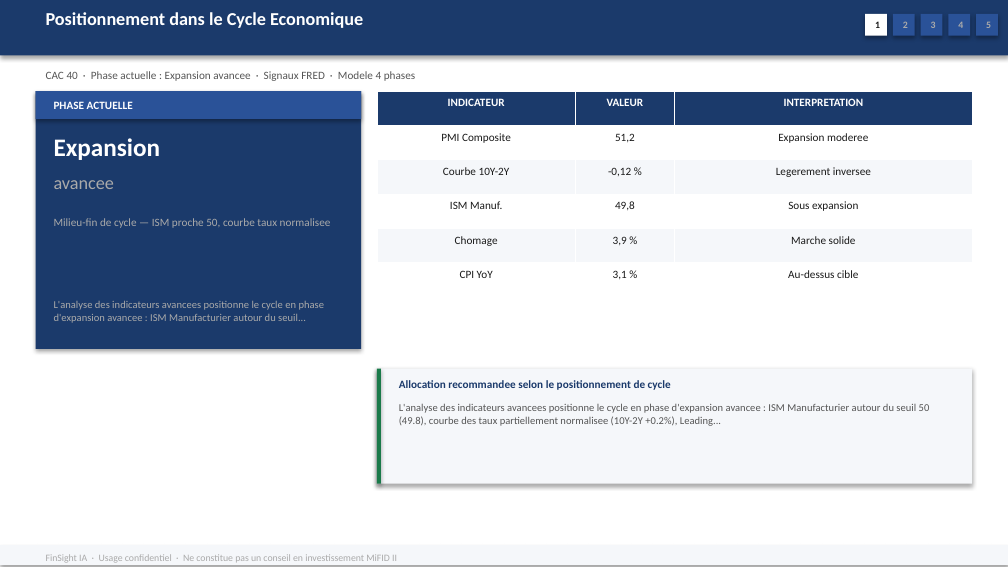
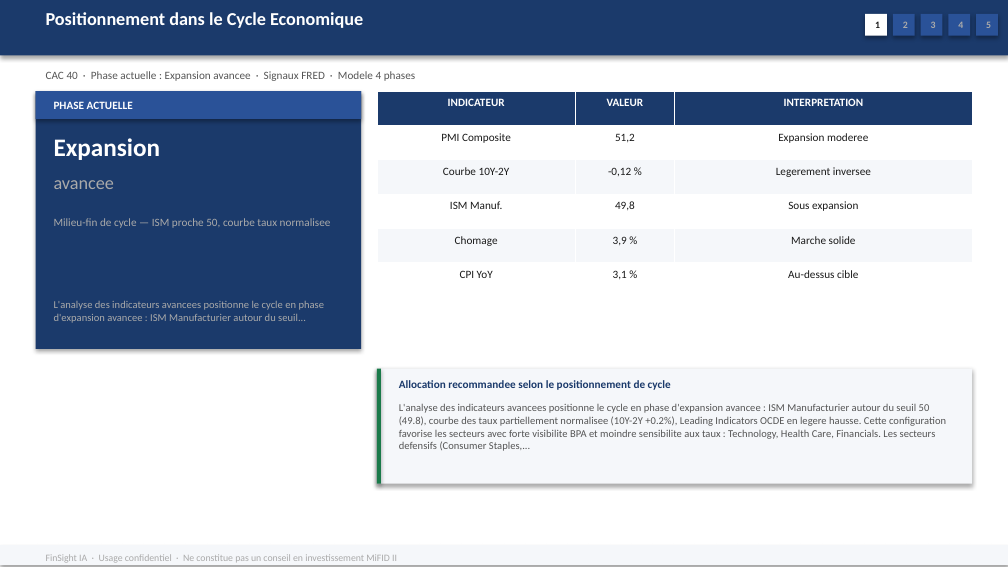
Before and after one commit to baptistejeh07-art/finsight-ia, a slide deck: slide 7 of preview/indice_CAC_40/indice_CAC_40.pptx. Drawn at 1008x567 pixels with LibreOffice and Linux fonts; fonts in the diff are those of the drawing. Boxes give left, top, right and bottom in pixels: in the first picture for what was removed or moved away, otherwise in the second. Text is boxed around its words. In the diff, an @@ line names an element or a change of style, - is before the commit and + after.

```diff
--- a/preview/indice_CAC_40/indice_CAC_40.pptx
+++ b/preview/indice_CAC_40/indice_CAC_40.pptx
@@ text at (x1=399, y1=403, x2=946, y2=451): text changed @@
-L'analyse des indicateurs avancees positionne le cycle en phase d'expansion avancee : ISM Manufacturier autour du seuil 50 (49.8), courbe des taux partiellement normalisee (10Y-2Y +0.2%), Leading...
+L'analyse des indicateurs avancees positionne le cycle en phase d'expansion avancee : ISM Manufacturier autour du seuil 50 (49.8), courbe des taux partiellement normalisee (10Y-2Y +0.2%), Leading Indicators OCDE en legere hausse. Cette configuration favorise les secteurs avec forte visibilite BPA et moindre sensibilite aux taux : Technology, Health Care, Financials. Les secteurs defensifs (Consumer Staples,...
```
Also in this commit, not shown: 1 other slide changed, 1 other file.
